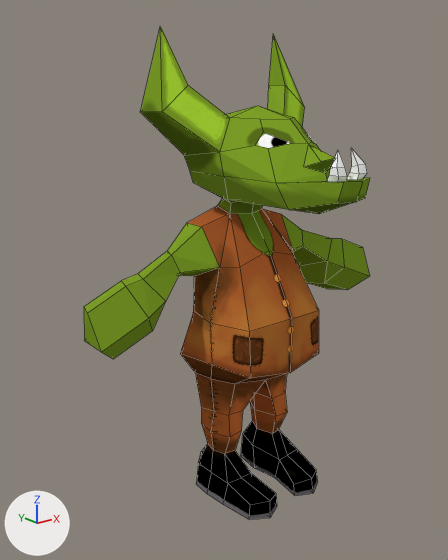
The Blender file Assets/Units/Goblin/Models/Goblin.blend as it was, and as the next commit left it.
Camera for both pictures: a 50 mm camera at (-0.979, -1.156, 1.024) aimed at (-0.115, -0.076, 0.592). Every picture has the same lights, and +X, +Y and +Z are marked at lower left. Mesh edges are drawn as thin lines.

The older version as bpy lines, for what is in view:
```python
me_cube_004 = bpy.data.meshes.new('Cube.004')
me_cube_004.from_pydata(...)  # 153 vertices, 144 faces; spans x -0.442..0.0, y 0.0..1.15, z -0.125..0.371
me_cube_004.materials.append(mat_goblin)  # picture img_goblin_diffuse
ob_goblin = bpy.data.objects.new('Goblin', me_cube_004)
ob_goblin.location = (0.0, 0.0, 0.0)
ob_goblin.rotation_euler = (1.571, 0.0, 0.0)  # degrees (90, 0, 0)
_m = ob_goblin.modifiers.new('Mirror', 'MIRROR')
```
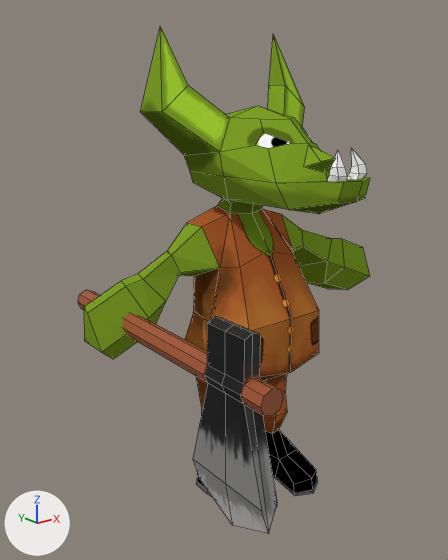
The change, as a diff of the scene's bpy script:
```diff
--- a/Assets/Units/Goblin/Models/Goblin.blend.py
+++ b/Assets/Units/Goblin/Models/Goblin.blend.py
@@ img_axe_001 @@
+img_axe_001 = load_image('Axe.001', 'Textures/Lumber_Axe.png', 512, 512, 'sRGB')
@@ mat_material @@
+mat_material = principled_material('Material')
+mat_material.texture = img_axe_001
@@ me_cylinder @@
+me_cylinder.from_pydata(...)  # 56 vertices, 50 faces; spans x -0.05..0.05, y -0.6..0.21, z -0.3..1.0
+me_cylinder.materials.append(mat_material)  # picture img_axe_001
@@ ob_axe @@
+ob_axe = bpy.data.objects.new('Axe', me_cylinder)
+ob_axe.location = (-0.354, 0.0, 0.534)
+ob_axe.rotation_euler = (1.571, 0.0, 0.0)  # degrees (90, 0, 0)
+ob_axe.scale = (0.5, 0.5, 0.5)
```

Pixel boxes (x1, y1, x2, y2) of what changed, in the pictures (448 x 560 px):
'Axe', added
    after: (78, 290, 283, 534)
